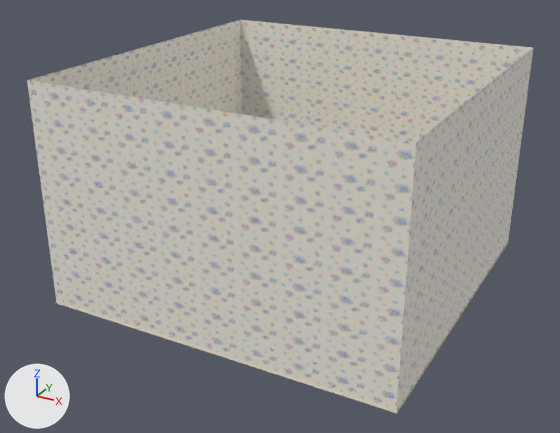
A saved change to the Blender file Art/room.blend.
Both versions are drawn from a 50 mm lens placed at (15.2, -29.6, 17.3), pointed at (-0.4, -1.2, 3.1). The axes (+X, +Y, +Z) are drawn at lower left. The lights are the same throughout. Objects named as collision shapes, trigger or cutter boxes, shadow casters or lower levels of detail are left out.

In view in the first picture: 'Floor', 'wall1', 'wall2', 'wall3', 'wall4'.
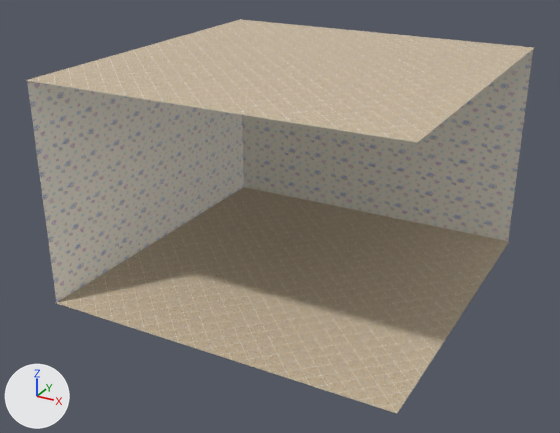
Pixel boxes (x1, y1, x2, y2) of what changed, in the pictures (560 x 433 px):
'wall1', hidden: before (27, 80, 416, 412)
'ceiling', added (beige): after (26, 19, 534, 142)
'wall2', hidden: before (396, 48, 533, 412)
'Floor', unchanged, uncovered by the edit: before (55, 241, 509, 413); after (55, 187, 509, 413)
'wall3', unchanged, uncovered by the edit: before (29, 20, 242, 114); after (27, 81, 244, 303)

The change in detail:
Object 'wall1' (ob_wall1) is now hidden.
Object 'wall2' (ob_wall2) is now hidden.
Object 'ceiling' (ob_ceiling) is new; it shows a copy of the mesh of ob_floor.
Its location is (0.0, 0.0, 10.0).
Its rotation in degrees is (180, 0, 0).
Its scale is (8.05, 8.05, 8.05).
